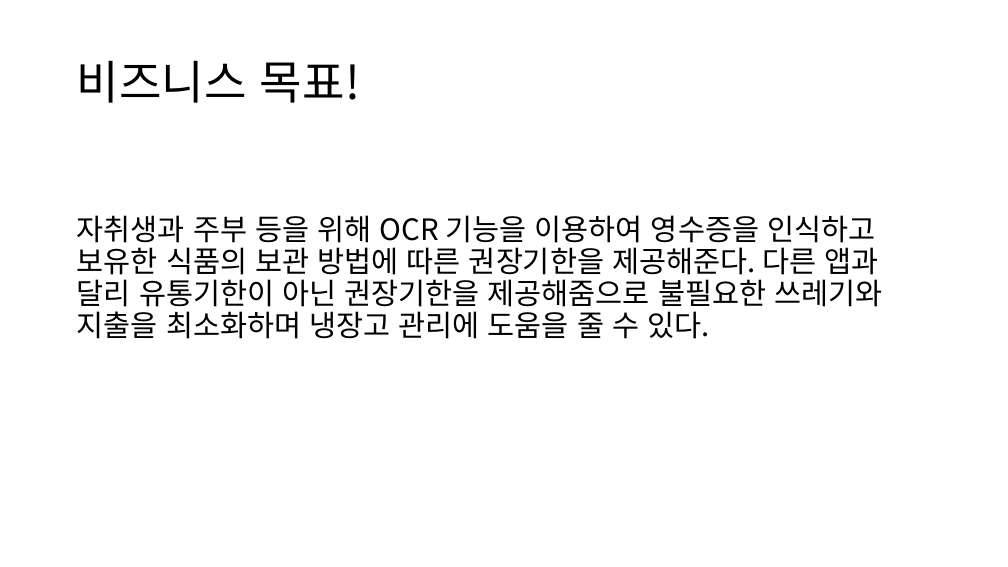
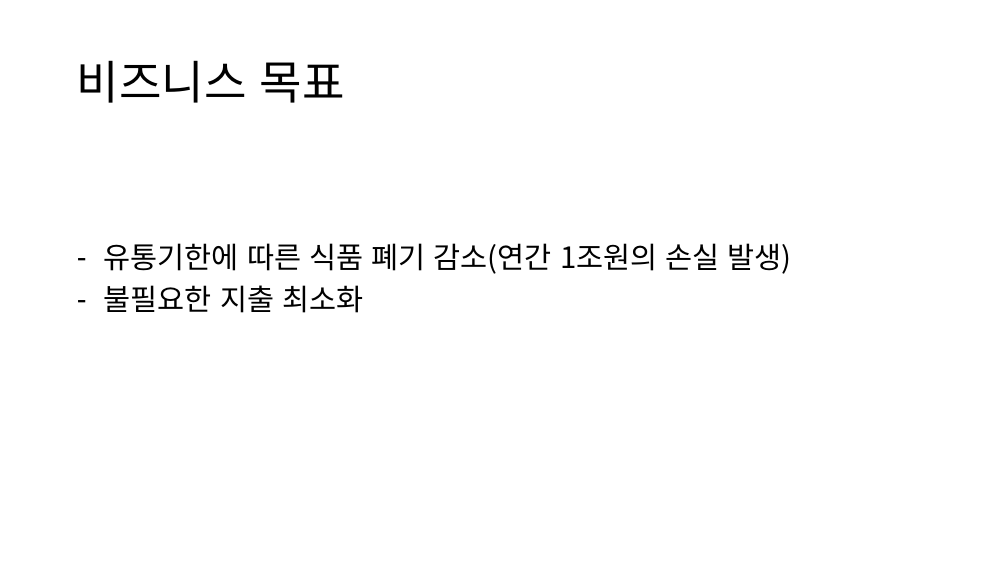
Before and after one commit to LumiereKANG/SW_development, a slide deck: slide 3 of ETC/프로젝트 제안서 7조.pptx (slide 2 before the commit). Drawn at 1008x567 pixels with LibreOffice and Linux fonts; fonts in the diff are those of the drawing. Boxes give left, top, right and bottom in pixels: in the first picture for what was removed or moved away, otherwise in the second. Text is boxed around its words. In the diff, an @@ line names an element or a change of style, - is before the commit and + after.

```diff
--- a/ETC/프로젝트 제안서 7조.pptx
+++ b/ETC/프로젝트 제안서 7조.pptx
@@ title at box(77, 60, 345, 103): text changed @@
-비즈니스 목표!
+비즈니스 목표
@@ text removed at box(77, 215, 882, 339) @@
-자취생과 주부 등을 위해 OCR 기능을 이용하여 영수증을 인식하고 보유한 식품의 보관 방법에 따른 권장기한을 제공해준다. 다른 앱과 달리 유통기한이 아닌 권장기한을 제공해줌으로 불필요한 쓰레기와 지출을 최소화하며 냉장고 관리에 도움을 줄 수 있다.
@@ text added at box(104, 243, 792, 313), 28 pt, text #000000 @@
+– 유통기한에 따른 식품 폐기 감소(연간 1조원의 손실 발생)
+– 불필요한 지출 최소화
```
Also in this commit, not shown: 4 other slides changed, 2 slides added, 3 slides removed, 1 other file.
